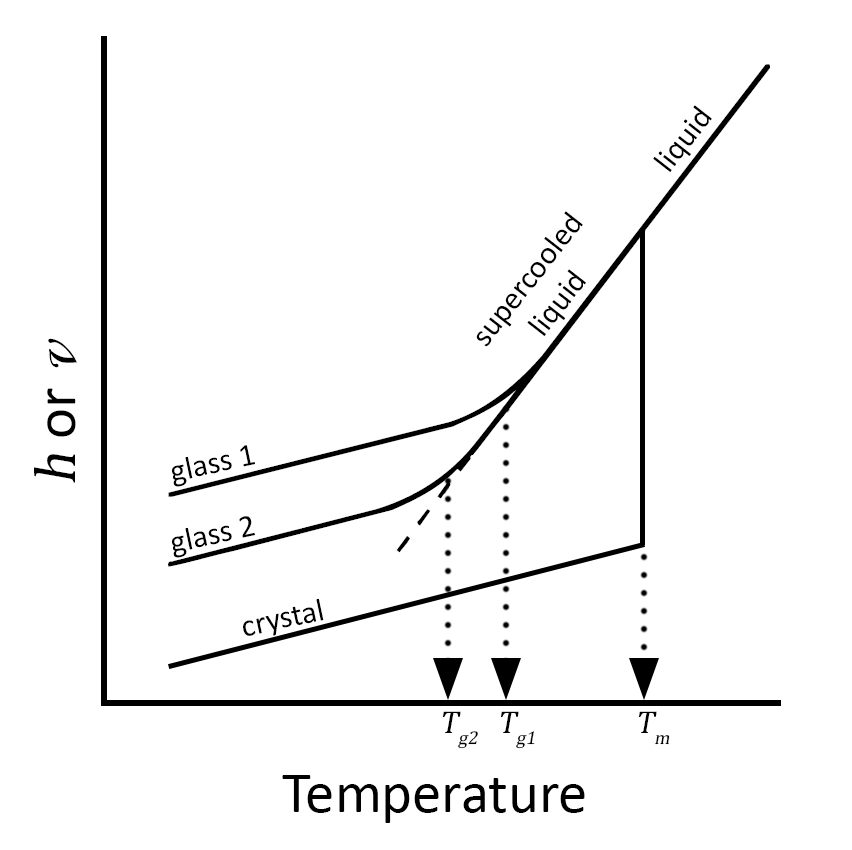
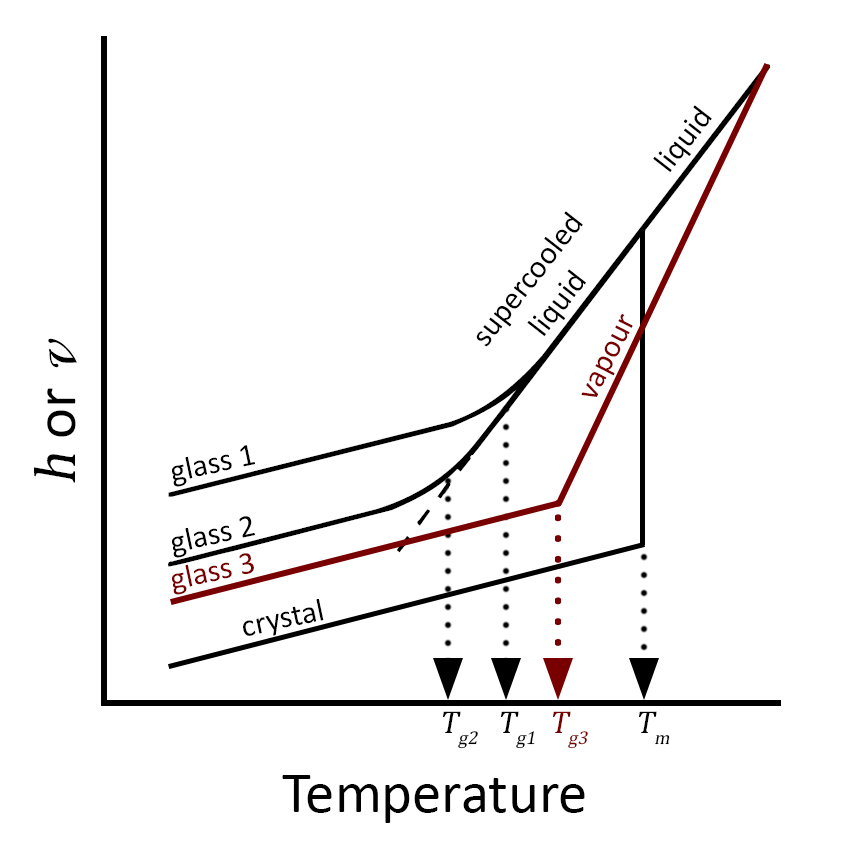
Layer changes from the first 852 x 850 image to the second:
added layer "glass 3" above "Vapour" over left=172, top=553, right=254, bottom=595
added layer "Vapour" above "Tg3 SCL Glass" over left=581, top=314, right=633, bottom=397
added layer "Tg3 SCL Glass" above "Tg3 SCL" over left=170, top=500, right=561, bottom=605
added layer "Tg3 SCL" above "Tg3" over left=556, top=63, right=770, bottom=505
showed "Tg3" over left=552, top=711, right=588, bottom=749
added layer "Arrow Line" above "Tg3 Arrow" over left=555, top=500, right=561, bottom=678
showed "Tg3 Arrow" over left=543, top=658, right=573, bottom=700
